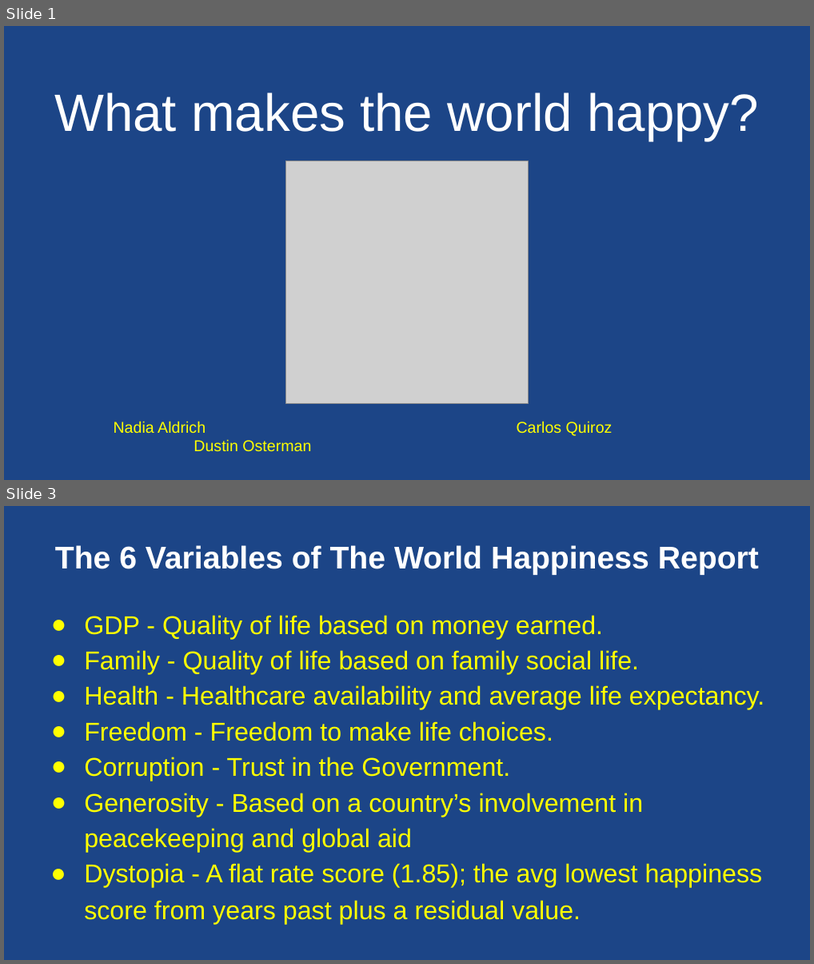
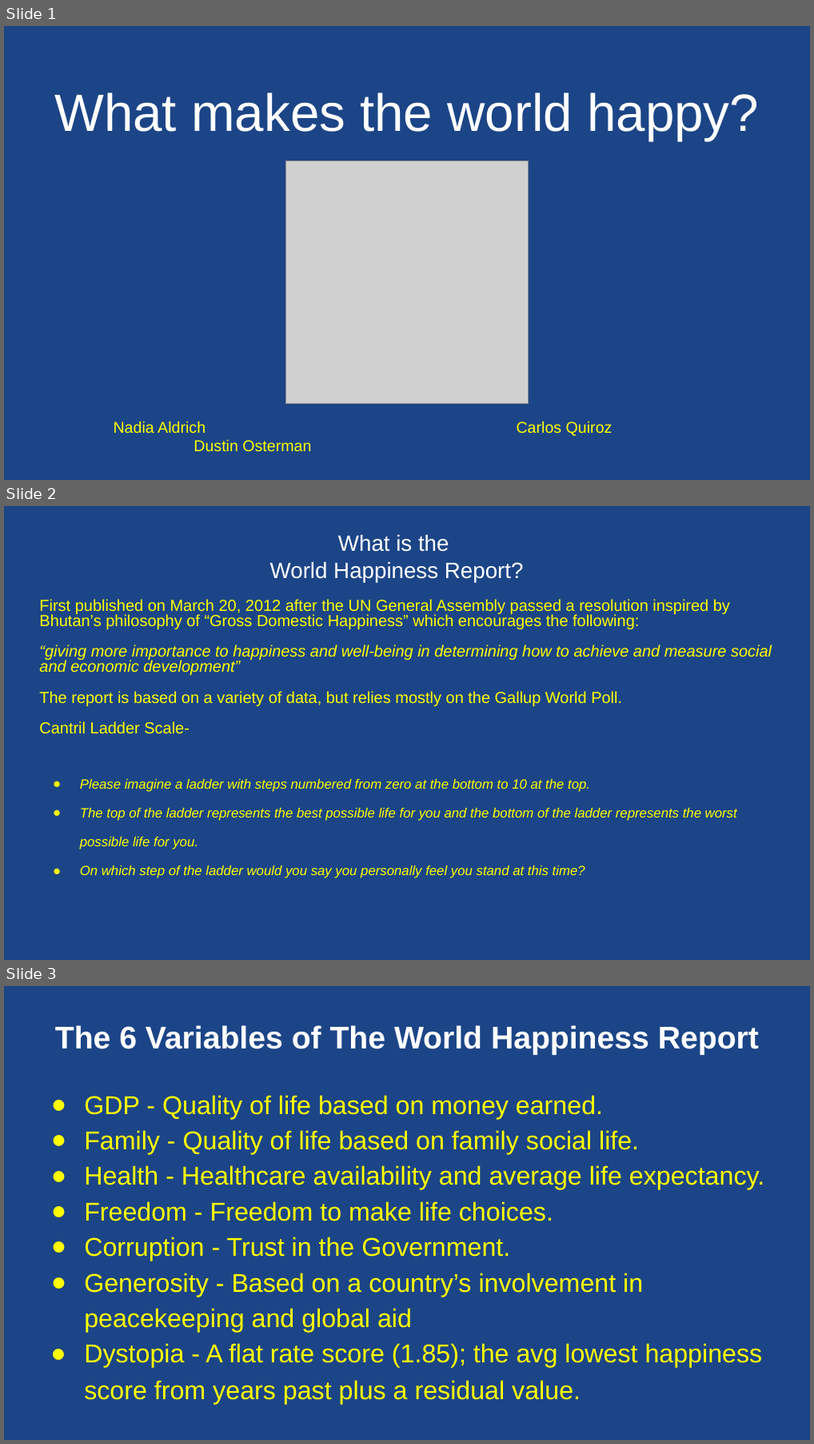
Before and after one commit to cquiroz31/G1_Project_1, a slide deck: Project 1 .pptx. Shown one above the other, each under a label of ours: slides 1 and 3 before the commit, slides 1, 2 and 3 after it; the slides between them are not shown. The pictures are 814x964 and 814x1444 pixels, drawn with LibreOffice and Linux fonts; fonts in the diff are those of the drawing; grey boxes stand for pictures. Boxes give left, top, right and bottom in pixels: in the first picture for what was removed or moved away, otherwise in the second. Text is boxed around its words. In the diff, an @@ line names an element or a change of style, - is before the commit and + after.

```diff
--- a/Project 1 .pptx
+++ b/Project 1 .pptx
@@ slide 2 added at [4, 506, 810, 960], background #1C4587 @@
@@ title added at [270, 535, 524, 582], 19.8 pt, text #FFFFFF @@
+What is the
+World Happiness Report?
@@ subtitle added at [39, 599, 772, 878], 14.2 pt, text #FFFF00, italic @@
+First published on March 20, 2012 after the UN General Assembly passed a resolution inspired by Bhutan’s philosophy of “Gross Domestic Happiness” which encourages the following:
+“giving more importance to happiness and well-being in determining how to achieve and measure social and economic development”
+The report is based on a variety of data, but relies mostly on the Gallup World Poll.
+Cantril Ladder Scale-
+● Please imagine a ladder with steps numbered from zero at the bottom to 10 at the top.
+● The top of the ladder represents the best possible life for you and the bottom of the ladder represents the worst possible life for you.
+● On which step of the ladder would you say you personally feel you stand at this time?
```
Also in this commit, not shown: 4 slides changed, 1 slide removed.
